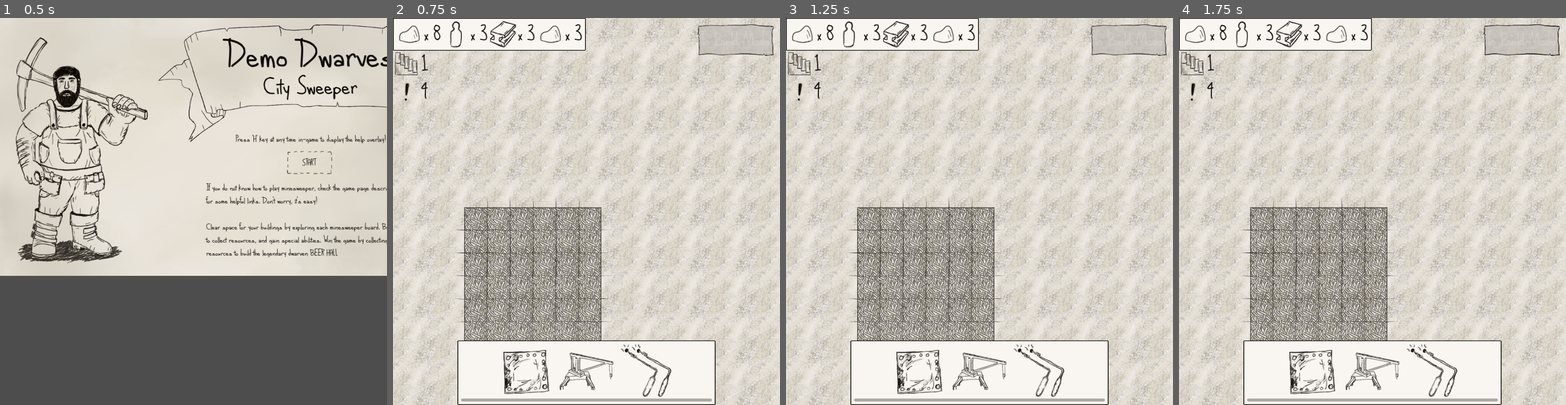
Above: before the commit, frames 1-4 (left to right).
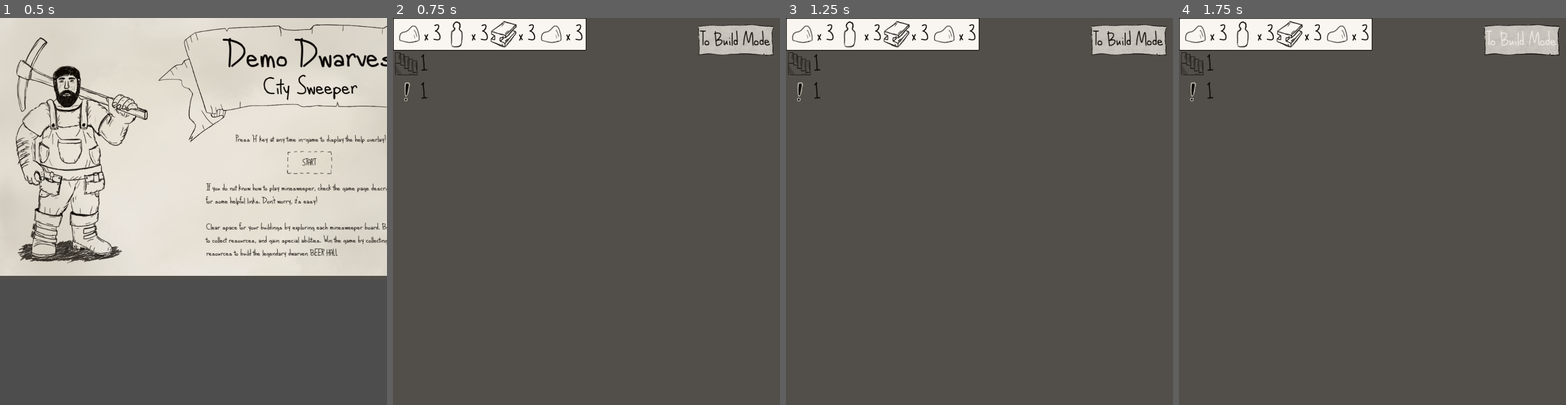
Above: after the commit, the same moments.

Repository: e-lain/MinesweeperDwarves
Game: Godot game, scene res://Title.tscn
Two runs of this game, one before a commit and one after it. Both use one fixed random seed, a clock stepped at 60 frames per second and the inputs below.
Inputs (mouse positions are in pixels of both pictures, inside the frame that each line leads up to):
- Up to frame 1 (0.5 s): no input
- Up to frame 2 (0.75 s): click "START" at 0.5 s
- Up to frame 3 (1.25 s): no input
- Up to frame 4 (1.75 s): click (1523, 41) at 1.25 s, where only the run after the commit has a clickable "To Build Mode"

Frame 1 is identical in both runs. In frame 2, 93% of the frame differs, in the area x 0-100%, y 0-100%; in frame 3, 93%; in frame 4, 93%.
Error after the commit: Parse Error: Function "test_new_tier()" not found in base self. (res://Main.gd:111)

Commit message:
Add lava moat placement logic, balancing such as cost still need to be implemented. Solution for adjacent lava source tiles still TODO

Diff:
--- a/BoardTile.gd
+++ b/BoardTile.gd
@@ -6,7 +6,7 @@
 
 const TILE_SIZE = 64
 
-var cell_position: Vector2i
+var cell_position: Vector2i #Grid coordinates for tile, NOT planar coordinates
 
 var is_cover: bool = true
 var is_flagged: bool = false
@@ -17,7 +17,7 @@
 var has_building: bool = false
 var building_id: int
 # Only used if bomb is a lava source
-var lava_uid: int
+var lava_uid: String
 
 var label
 var flag
--- a/Buildings/BaseBuilding.gd
+++ b/Buildings/BaseBuilding.gd
@@ -175,6 +175,10 @@
 	state = State.Confirmed
 
 func cancel_placement():
+	# Handling for specific building logic on cancel
+	if type == BuildingData.Type.LAVA:
+		connected_lava_sources = []
+		board.refresh_lava_connections()
 	queue_free()
 
 func play_collection_animation(lifespan_seconds: float, icon_path: String):
--- a/Main.gd
+++ b/Main.gd
@@ -108,17 +108,17 @@
 
 	# place board in center with correct offset accounting for tile size and board size
 	generate_board(0)
-	new_tier()
+	test_new_tier()
 	responsive_ui.update_buildings(available_buildings)
 	responsive_ui.enter_play_mode()
 
-func new_tier():
+# func test_new_tier():
+	# TESTING
 	# Keep this commented except for when jumping straight to a higher tier for testing
 	# TODO: Re-Comment this when done testing
 	# tier = 2
 	# available_buildings.append_array(BiomeData.get_buildings(1))
-
-	available_buildings.append_array(BiomeData.get_buildings(tier))
+	# available_buildings.append_array(BiomeData.get_buildings(tier))
 
 # Called every frame. 'delta' is the elapsed time since the previous frame.
 func _process(delta):
--- a/board.gd
+++ b/board.gd
@@ -48,9 +48,8 @@
 
 var tiles = []
 var bomb_tiles = []
-var lava_tiles = []
-# TODO: Once building removal during build mode has been implemented, lava_tiles needs to be pruned accordingly
-# NOTE: Lava source tiles are placed via some building placement logic, but ARE NOT TREATED AS BULIDINGS
+var lava_tiles = {} # NOTE: Lava source tiles are placed via some building placement logic, but ARE NOT TREATED AS BULIDINGS
+# They are not classified as such, and consequently do not have building id either
 
 var stairs_placed: bool = false
 
@@ -93,7 +92,7 @@
 	self.columns = cols
 	self.bomb_count = bombs
 	self.flags = self.bomb_count
-	lava_tiles = []
+	lava_tiles = {}
 
 	var fill_cells = []
 
@@ -235,43 +234,40 @@
 	building.position = snapped
 	building.sprite.material = null
 
-	# Add tile to lava_tiles array, assign UID to lava source
-	lava_tiles.append(tile)
-	tile.lava_uid = lava_tiles.size()
+	# Add tile to lava_tiles dictionary, assign UID to lava source
+	tile.lava_uid = "s" + str(lava_tiles.size())
+	lava_tiles[tile.lava_uid] = tile
 
 # Iterate through each lava tile in lava_tiles and refresh its connected_sources values
 # Logic controls lava pathing and validity
-# TODO: This needs to be called once building deletion during build mode is implemented
 func refresh_lava_connections() -> void:
 	# Wipe all existing connected_sources
 	print("lava tiles: ", lava_tiles)
-	for tile in lava_tiles:
-		if tile.has_building:
-			buildings_by_id[tile.building_id].connected_lava_sources = []
+	for tile in lava_tiles.values():
+		buildings_by_id[tile.building_id].connected_lava_sources = []
 
 	# Path out from all source tiles, to register all connected moats as linked to it
-	for tile in lava_tiles:
+	for tile in lava_tiles.values():
 		if tile.is_bomb && tile.bomb_type == BombData.Type.LAVA:
-			var source_uid = tile.lava_uid
-			var offsets = [Vector2i.UP, Vector2i.DOWN, Vector2i.LEFT, Vector2i.RIGHT]
-			for offset in offsets:
-				var check = tile.cell_position + offset
-				if check.x < 0 || check.x >= columns || check.y < 0 || check.y >= rows:
+			var source_uid = str(tile.lava_uid)
+			var adjacent_tiles = get_adjacent_tiles(tile)
+			for adj_tile in adjacent_tiles:
+				var check = adj_tile.cell_position
+				if tile_out_of_bounds(adj_tile):
 					print("Adjacent to source: out of bounds!")
 					continue
-				var adjacent_tile = tiles[check.x][check.y]
-				if !adjacent_tile.has_building:
+				if !adj_tile.has_building:
 					print("Adjacent to source: no moat")
 					continue
-				print("Adjacent to source: Building Type is ", buildings_by_id[adjacent_tile.building_id].type)
-				if buildings_by_id[adjacent_tile.building_id].type == BuildingData.Type.LAVA:
-					print("Lava source ", source_uid, " has an adjacent lava tile at ", adjacent_tile.cell_position)
-					register_lava_connections(source_uid, adjacent_tile)
+				print("Adjacent to source: Building Type is ", buildings_by_id[adj_tile.building_id].type)
+				if buildings_by_id[adj_tile.building_id].type == BuildingData.Type.LAVA:
+					print("Lava source ", source_uid, " has an adjacent lava tile at ", adj_tile.cell_position)
+					register_lava_connections(source_uid, adj_tile)
 				else:
 					print("Adjacent to source: Something went wrong")
 
 	# Update visual icon of lava moats to reflect whether or not they are connected
-	for tile in lava_tiles:
+	for tile in lava_tiles.values():
 		var building_on_tile
 		if tile.has_building && buildings_by_id[tile.building_id].type == BuildingData.Type.LAVA:
 			building_on_tile = buildings_by_id[tile.building_id]
@@ -285,7 +281,7 @@
 
 # Recursive function which will register connected lava source, and then recurse to neighboring lava moats
 # Terminates upon reaching a lava source, or if the tile source is already registered to the provided source (it is doubling back)
-func register_lava_connections(source_uid: int, tile: BoardTile) -> void:
+func register_lava_connections(source_uid: String, tile: BoardTile) -> void:
 	# Get connected_lava_sources array, if able
 	var building_on_tile
 	var connected_sources
@@ -377,10 +373,10 @@
 
 	state = State.Build
 
-	# If placed building is a lava moat, register it with the lava_tiles list in board, and refresh board's lava pathing
+	# If placed building is a lava moat, register it with the lava_tiles dictionary in board, and refresh board's lava pathing
 	if type == BuildingData.Type.LAVA:
 		if tile:
-			lava_tiles.append(tile)
+			lava_tiles[tile.building_id] = (tile)
 			refresh_lava_connections()
 			print("CONNECTIONS: ", building.connected_lava_sources)
 		else:
@@ -422,6 +418,12 @@
 
 	var data = BuildingData.data[type]
 	var size = data["size"]
+
+	# Remove from lava_tiles list if it's a lava moat
+	# Refresh moat connection status icons
+	if type == BuildingData.Type.LAVA:
+		lava_tiles.erase(id)
+		refresh_lava_connections()
 
 	if data["population_cost"] > 0:
 		Resources.population += data["population_cost"]
@@ -653,7 +655,6 @@
 			surroundings.append(tiles[adjacent.x][adjacent.y])
 	return surroundings
 
-
 func _on_flag_toggled(cell_pos: Vector2i):
 	var tile = tiles[cell_pos.x][cell_pos.y]
 
@@ -719,8 +720,53 @@
 			return false
 	return !can_place_at_position(world_pos, size)
 
+func tile_out_of_bounds(tile: BoardTile) -> bool:
+	var cell_pos = tile.cell_position
+	var x = cell_pos.x
+	var y = cell_pos.y
+
+	if x < 0 || x >= columns || y < 0 || y >= rows:
+		return true
+	return false
+
+# Returns array of adjacent board coordinates from provided array of global positions
+# NOTE: INPUT POSITIONS ARE GLOBAL, RETURNED POSITIONS ARE BOARD-RELATIVE
+func get_adjacent_positions(global_positions: Array[Vector2]) -> Array[Vector2]:
+	var offsets = [Vector2i.UP, Vector2i.DOWN, Vector2i.LEFT, Vector2i.RIGHT]
+	var board_adjacent_coordinates: Array[Vector2] = []
+
+	for pos in global_positions:
+		for offset in offsets:
+			board_adjacent_coordinates.append(tilemap.local_to_map(tilemap.to_local(pos)) + offset)
+	return board_adjacent_coordinates
+
+# Returns the board tiles of provided array of global positions
+func get_tiles_from_positions(positions: Array[Vector2]) -> Array[BoardTile]:
+	var output_tiles: Array[BoardTile] = []
+
+	for pos in positions:
+		output_tiles.append(tiles[pos.x][pos.y])
+	return output_tiles
+
+# Returns array of tiles a building is on
+func get_tiles_of_building(building: BaseBuilding) -> Array[BoardTile]:
+	var positions_to_check = get_world_positions_in_area(building.global_position, building.size)
+	var building_tiles = get_tiles_from_positions(positions_to_check)
+	return building_tiles
+
+# Returns if tile provided is next to a certain type of building
+func tile_is_next_to_building_type(tile: BoardTile, type: BuildingData.Type) -> bool:
+	var adjacent_tiles = get_adjacent_tiles(tile)
+	for adj_tile in adjacent_tiles:
+		if adj_tile.has_building && buildings_by_id[adj_tile.building_id] == type:
+			return true
+	return false
+
 func building_is_next_to_minecart(building: BaseBuilding) -> bool:
 	var places_to_check = get_world_positions_in_area(building.global_position, building.size)
+	var adjacent_positions = get_adjacent_positions(places_to_check)
+	var adjacent_tiles = get_tiles_from_positions(adjacent_positions) #TODO: RIGHT HERE
+
 	var offsets = [Vector2i.UP, Vector2i.DOWN, Vector2i.LEFT, Vector2i.RIGHT]
 
 	for pos in places_to_check:
@@ -737,17 +783,6 @@
 				return true
 	return false
 
-# Given a coordinate position, fetch the tile at that position
-# Return:  null if out of bounds
-func get_tile_from_position(global_pos: Vector2) -> BoardTile:
-	var cell_pos = tilemap.local_to_map(tilemap.to_local(global_pos))
-
-	# Return null for out of bounds
-	if cell_pos.x < 0 || cell_pos.x >= columns || cell_pos.y < 0 || cell_pos.y >= rows:
-			return null
-	var tile = tiles[cell_pos.x][cell_pos.y]
-	return tile
-
 func building_is_next_to_lava(building: BaseBuilding) -> bool:
 	var places_to_check = get_world_positions_in_area(building.global_position, building.size)
 	var offsets = [Vector2i.UP, Vector2i.DOWN, Vector2i.LEFT, Vector2i.RIGHT]
@@ -762,7 +797,6 @@
 			var other_building
 			if tile.has_building:
 				other_building = buildings_by_id[tile.building_id]
-			# TODO: Adjust once logic for valid lava is implemented
 			# Ensure adjacent building is lava source or valid lava building
 			if (other_building && other_building.type == BuildingData.Type.LAVA) || (tile.is_bomb && tile.bomb_type == BombData.Type.LAVA):
 				return true
Not shown: 1 places in Main.tscn that only renumber resources
Not shown: 1 places in UI/CancelButton.tres that only renumber resources
Not shown: 1 places in UI/ConfirmButton.tres that only renumber resources
Not shown: 1 places in UI/HoveredOuterButtonStyle.tres that only renumber resources
Not shown: 1 places in UI/OuterButtonStyle.tres that only renumber resources
Not shown: 1 places in UI/ResponsiveUI.tscn that only renumber resources
